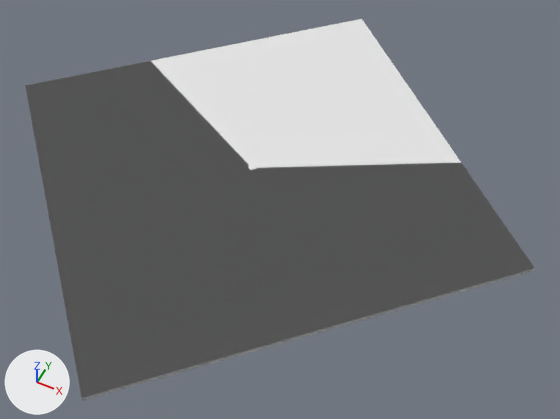
The Blender file Assets/Blender/Geology.blend as it was, and as the next commit left it.
Camera for both pictures: a camera (50 mm lens) standing at (67.3, -119.1, 136.9) and looking at (9.6, -3.7, -7.3). The axes (+X, +Y, +Z) are drawn at lower left. The lights are the same throughout.

Script lines for the objects in view, before the commit:
```python
me_circle = bpy.data.meshes.new('Circle')
me_circle.from_pydata(...)  # 33 vertices, 7 faces, 2 loose edges; spans x -70.7..70.7, y -70.7..24.7, z -1.0..0.0
me_plane_001 = bpy.data.meshes.new('Plane.001')
me_plane_001.from_pydata([(-70.7, 0.0, -1.0), (0.0, -70.7, -1.0), (0.0, 70.7, -1.0), (70.7, 0.0, -1.0), (0.0, 70.7, 0.0), (-70.7, 0.0, 0.0), (0.0, -70.7, 0.0), (70.7, 0.0, 0.0)], [], [(0, 2, 3, 1), (5, 6, 7, 4), (3, 2, 4, 7), (0, 1, 6, 5), (1, 3, 7, 6), (2, 0, 5, 4)])
ob_finallayer = bpy.data.objects.new('FinalLayer', me_plane_001)
ob_finallayer.location = (0.0, 0.0, 0.0)
ob_layer = bpy.data.objects.new('Layer', me_circle)
ob_layer.location = (0.0, 0.0, 0.0)
```
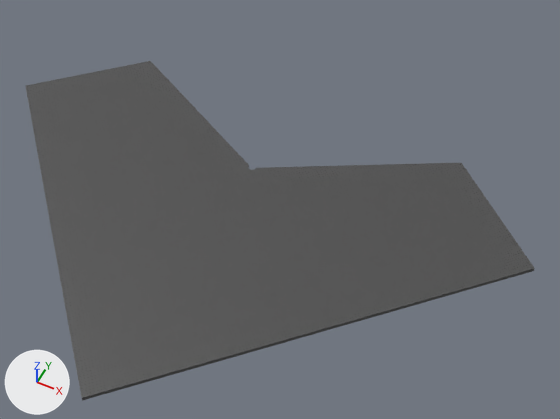
Commit message: :hammer: fixing geology

Location of each change, (x1, y1, x2, y2) in pixels of the pictures (560 x 419 px):
'FinalLayer', hidden
    before: (27, 19, 533, 396)

The change, as a list of edits to the scene's bpy script:
```text
Add img_siltyclay_png:
    img_siltyclay_png = load_image('SiltyClay.png', '../Textures/Geology/SiltyClay.png', 100, 100, 'sRGB')
Add mat_material:
    mat_material = principled_material('Material')
    mat_material.texture = img_siltyclay_png
Change me_circle:
    where me_circle.from_pydata(...)  # 33 vertices, 7 faces, 2 loose edges; spans x -70.7..70.7, y -70.7..24.7, z -1.0..0.0
    add me_circle.materials.append(mat_material)  # picture img_siltyclay_png
Change me_plane_001:
    where me_plane_001.from_pydata(...)  # 8 vertices, 6 faces; spans x -70.7..70.7, y -70.7..70.7, z -1.0..0.0
    add me_plane_001.materials.append(mat_material)  # picture img_siltyclay_png
Change ob_finallayer:
    add ob_finallayer.hide_set(True)
```
